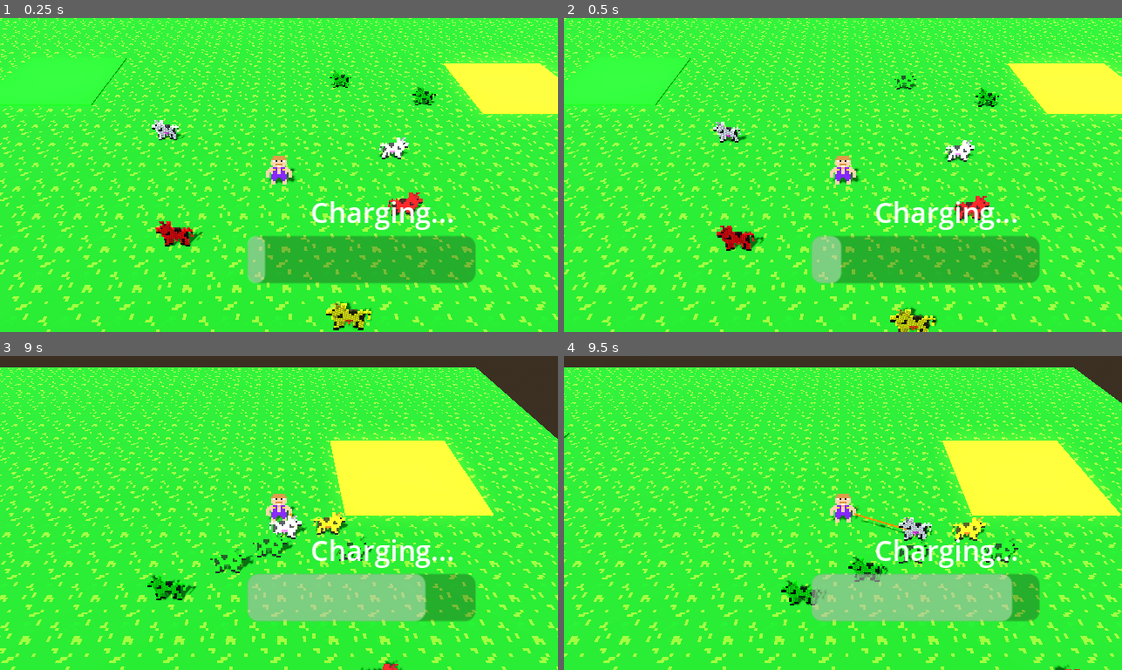
Above: before the commit, frames 1-4 (two rows, left to right).
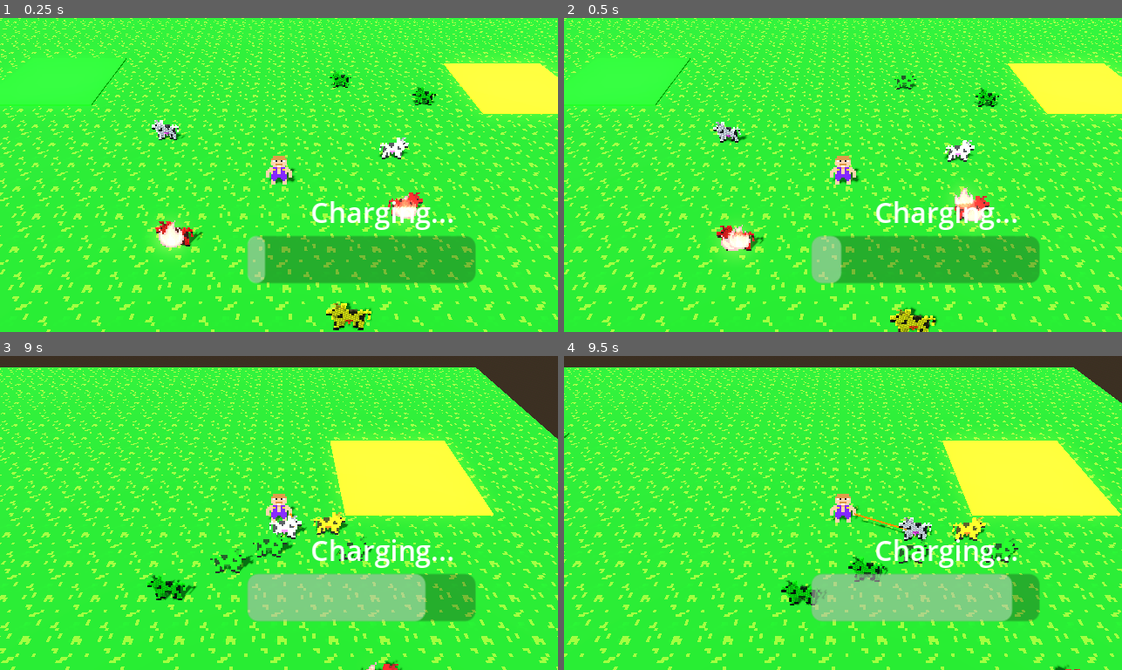
Above: after the commit, the same moments.

Repository: 20TB-ZipBomb/BGJ2024
Game: Godot game, scene res://scenes/levels/test_levels/alex_test_level.tscn
The game is run twice, just before and just after one commit, with the same random seed, the same clock (stepped at 60 frames per second) and the same inputs. This scene is started directly instead of the project's main scene.
Inputs (mouse positions are in pixels of both pictures, inside the frame that each line leads up to):
- Up to frame 1 (0.25 s): no input
- Up to frame 2 (0.5 s): no input
- Up to frame 3 (9 s): move the mouse to (251, 575) at 0.52 s; hold W (move_up) 0.53-2.03 s; tap Space (shout) at 0.6, 1.35, 2.3, 2.85, 3.6, 4.55, 5.1, 5.85, 6.8, 7.35, 8.1 s; move the mouse to (446, 560) at 1.27 s; move the mouse to (111, 465) at 2.02 s; hold A (move_left) 2.03-3.53 s; click (111, 465) at 2.1 s; move the mouse to (306, 513) at 2.77 s; move the mouse to (195, 434) at 3.52 s; hold S (move_down) 3.53-4.28 s; move the mouse to (401, 497) at 4.27 s; hold D (move_right) 4.28-5.03 s; click (401, 497) at 4.35 s; move the mouse to (167, 528) at 5.02 s; hold W (move_up) 5.03-5.78 s; move the mouse to (334, 443) at 5.77 s; hold D (move_right) 5.78-8.03 s; move the mouse to (251, 575) at 6.52 s; click (251, 575) at 6.6 s; move the mouse to (446, 560) at 7.27 s; move the mouse to (111, 465) at 8.02 s; hold S (move_down) 8.03-8.78 s; move the mouse to (306, 513) at 8.77 s; hold A (move_left) from 8.78 s (still down); click (306, 513) at 8.85 s
- Up to frame 4 (9.5 s): keep holding A (move_left); tap Space (shout) at 9.05 s

The runs differ from the first frame. In frame 1, 0.8% of the frame differs, in the area x 27-76%, y 56-76%; in frame 2, 1.0%, in the area x 27-76%, y 53-77%; in frame 3, less than 0.1%; in frame 4, nothing differs.

Commit message:
Adds burning particles to animals with the red desire.
Also prototypes an electricity and shout particle effect

Diff:
--- a/scenes/characters/animal.tscn
+++ b/scenes/characters/animal.tscn
@@ -4,7 +4,7 @@
 [ext_resource type="Texture2D" uid="uid://ynjlw3a0ahs6" path="res://assets/characters/cow.png" id="1_qnv4c"]
 [ext_resource type="Texture2D" uid="uid://dik1oyf24wmr5" path="res://assets/items/lasso_icon.png" id="2_tudki"]
 [ext_resource type="Script" path="res://scripts/characters/animal_sprite.gd" id="3_dlphk"]
-[ext_resource type="Script" path="res://scripts/mechanics/desire.gd" id="5_88ntp"]
+[ext_resource type="PackedScene" uid="uid://bljivl64m5rcv" path="res://scenes/mechanics/desire.tscn" id="5_x6bub"]
 
 [sub_resource type="CapsuleShape3D" id="CapsuleShape3D_wyftn"]
 radius = 0.3
@@ -16,10 +16,6 @@
 [node name="Animal" type="CharacterBody3D" node_paths=PackedStringArray("desire")]
 script = ExtResource("1_4a3xr")
 desire = NodePath("Desire")
-
-[node name="Desire" type="Node" parent="." node_paths=PackedStringArray("animal_sprite")]
-script = ExtResource("5_88ntp")
-animal_sprite = NodePath("../Tilt/AnimalSprite")
 
 [node name="Tilt" type="Node3D" parent="."]
 transform = Transform3D(1, 0, 0, 0, 0.965926, 0.258819, 0, -0.258819, 0.965926, 0, 0, 0.1)
@@ -55,3 +51,6 @@
 [node name="CollisionShape3D" type="CollisionShape3D" parent="LassoableArea"]
 transform = Transform3D(1, 0, 0, 0, 1, 0, 0, 0, 1, 0, 0.35, 0)
 shape = SubResource("SphereShape3D_ah35l")
+
+[node name="Desire" parent="." node_paths=PackedStringArray("animal_sprite") instance=ExtResource("5_x6bub")]
+animal_sprite = NodePath("../Tilt/AnimalSprite")
--- a/scenes/mechanics/desire.tscn
+++ b/scenes/mechanics/desire.tscn
@@ -1,6 +1,15 @@
-[gd_scene load_steps=2 format=3 uid="uid://bljivl64m5rcv"]
+[gd_scene load_steps=4 format=3 uid="uid://bljivl64m5rcv"]
 
 [ext_resource type="Script" path="res://scripts/mechanics/desire.gd" id="1_fuimx"]
+[ext_resource type="PackedScene" uid="uid://cqal2nv4rxs5i" path="res://scenes/mechanics/particles/burning_animal_particles.tscn" id="2_w1qff"]
+[ext_resource type="PackedScene" uid="uid://bdbhytdx0kjml" path="res://scenes/mechanics/particles/electrified_animal_particles.tscn" id="3_jc4e5"]
 
-[node name="Desire" type="Node"]
+[node name="Desire" type="Node3D" node_paths=PackedStringArray("burning_particles")]
 script = ExtResource("1_fuimx")
+burning_particles = NodePath("BurningAnimalParticles")
+
+[node name="BurningAnimalParticles" parent="." instance=ExtResource("2_w1qff")]
+emitting = false
+
+[node name="Particles" parent="." instance=ExtResource("3_jc4e5")]
+emitting = false
--- /dev/null
+++ b/scenes/mechanics/particles/burning_animal_particles.tscn
@@ -0,0 +1,41 @@
+[gd_scene load_steps=5 format=3 uid="uid://cqal2nv4rxs5i"]
+
+[ext_resource type="Texture2D" uid="uid://2vnrdxnbe47t" path="res://assets/particles/fire_particles.png" id="1_da844"]
+
+[sub_resource type="StandardMaterial3D" id="StandardMaterial3D_u46vw"]
+render_priority = 100
+transparency = 1
+no_depth_test = true
+albedo_texture = ExtResource("1_da844")
+emission_enabled = true
+emission = Color(0.913301, 0.256656, 0.0444166, 1)
+texture_filter = 0
+billboard_mode = 3
+billboard_keep_scale = true
+particles_anim_h_frames = 4
+particles_anim_v_frames = 1
+particles_anim_loop = false
+
+[sub_resource type="ParticleProcessMaterial" id="ParticleProcessMaterial_rpbku"]
+emission_shape_offset = Vector3(0, 0.2, 0)
+emission_shape_scale = Vector3(0.4, 0.5, 0.5)
+emission_shape = 6
+emission_ring_axis = Vector3(0, 0, 1)
+emission_ring_height = 1.0
+emission_ring_radius = 1.0
+emission_ring_inner_radius = 0.0
+gravity = Vector3(0, 0.3, 0)
+scale_min = 0.5
+scale_max = 0.6
+anim_speed_min = 1.0
+anim_speed_max = 1.0
+
+[sub_resource type="QuadMesh" id="QuadMesh_4vgth"]
+
+[node name="BurningAnimalParticles" type="GPUParticles3D"]
+material_override = SubResource("StandardMaterial3D_u46vw")
+amount = 3
+visibility_aabb = AABB(-1, -1, -1, 2, 2, 2)
+local_coords = true
+process_material = SubResource("ParticleProcessMaterial_rpbku")
+draw_pass_1 = SubResource("QuadMesh_4vgth")
--- /dev/null
+++ b/scenes/mechanics/particles/electrified_animal_particles.tscn
@@ -0,0 +1,42 @@
+[gd_scene load_steps=5 format=3 uid="uid://bdbhytdx0kjml"]
+
+[ext_resource type="Texture2D" uid="uid://cjjno2d7a714s" path="res://assets/particles/shock_particles.png" id="1_siucn"]
+
+[sub_resource type="StandardMaterial3D" id="StandardMaterial3D_u46vw"]
+render_priority = 100
+transparency = 1
+no_depth_test = true
+albedo_texture = ExtResource("1_siucn")
+emission_enabled = true
+emission = Color(0.537255, 1, 1, 1)
+texture_filter = 0
+billboard_mode = 3
+billboard_keep_scale = true
+particles_anim_h_frames = 3
+particles_anim_v_frames = 1
+particles_anim_loop = false
+
+[sub_resource type="ParticleProcessMaterial" id="ParticleProcessMaterial_rpbku"]
+emission_shape_offset = Vector3(0, 0.2, 0)
+emission_shape_scale = Vector3(0.4, 0.5, 0.5)
+emission_shape = 6
+emission_ring_axis = Vector3(0, 0, 1)
+emission_ring_height = 1.0
+emission_ring_radius = 1.0
+emission_ring_inner_radius = 0.0
+gravity = Vector3(0, 0, 0)
+scale_min = 0.5
+scale_max = 0.6
+anim_speed_min = 1.0
+anim_speed_max = 1.0
+
+[sub_resource type="QuadMesh" id="QuadMesh_4vgth"]
+
+[node name="Particles" type="GPUParticles3D"]
+material_override = SubResource("StandardMaterial3D_u46vw")
+amount = 3
+lifetime = 0.2
+visibility_aabb = AABB(-1, -1, -1, 2, 2, 2)
+local_coords = true
+process_material = SubResource("ParticleProcessMaterial_rpbku")
+draw_pass_1 = SubResource("QuadMesh_4vgth")
--- /dev/null
+++ b/scenes/mechanics/particles/shout_particles.tscn
@@ -0,0 +1,47 @@
+[gd_scene load_steps=5 format=3 uid="uid://f3qnoc0iss0g"]
+
+[ext_resource type="Texture2D" uid="uid://dn8yg3idn4wk7" path="res://assets/particles/shout_particles.png" id="1_w8hbx"]
+
+[sub_resource type="StandardMaterial3D" id="StandardMaterial3D_u46vw"]
+render_priority = 100
+transparency = 1
+no_depth_test = true
+albedo_texture = ExtResource("1_w8hbx")
+emission_enabled = true
+emission = Color(1, 1, 1, 1)
+texture_filter = 0
+billboard_mode = 3
+billboard_keep_scale = true
+particles_anim_h_frames = 3
+particles_anim_v_frames = 1
+particles_anim_loop = false
+
+[sub_resource type="ParticleProcessMaterial" id="ParticleProcessMaterial_rpbku"]
+emission_shape_offset = Vector3(0, 0.2, 0)
+emission_shape_scale = Vector3(0.4, 0.5, 0.5)
+emission_shape = 2
+emission_sphere_radius = 1.0
+spread = 180.0
+radial_velocity_min = 4.99998
+radial_velocity_max = 4.99998
+gravity = Vector3(0, 0, 0)
+scale_min = 0.5
+scale_max = 0.6
+scale_over_velocity_min = 408.05
+scale_over_velocity_max = 408.05
+anim_speed_min = 1.0
+anim_speed_max = 1.0
+
+[sub_resource type="QuadMesh" id="QuadMesh_4vgth"]
+
+[node name="Particles" type="GPUParticles3D"]
+material_override = SubResource("StandardMaterial3D_u46vw")
+emitting = false
+amount = 12
+lifetime = 0.2
+one_shot = true
+visibility_aabb = AABB(-1, -1, -1, 2, 2, 2)
+local_coords = true
+transform_align = 2
+process_material = SubResource("ParticleProcessMaterial_rpbku")
+draw_pass_1 = SubResource("QuadMesh_4vgth")
--- a/scripts/mechanics/desire.gd
+++ b/scripts/mechanics/desire.gd
@@ -44,6 +44,8 @@
 @export var _current_desire_string = ""
 var current_desire: DesireType = DesireType.NONE
 
+@export var burning_particles: GPUParticles3D
+
 
 func _ready() -> void:
 	roll_new_desire_and_update_sprite()
@@ -65,5 +67,12 @@
 	current_desire = random_desire_type
 	_current_desire_string = DesireType.keys()[current_desire]
 
+	match current_desire:
+		DesireType.RED_PEN:
+			burning_particles.emitting = true
+		_:
+			burning_particles.emitting = false
+			pass
+
 	# Modulate the sprite based on the color associated with the desire
 	animal_sprite.modulate = desire_to_color_map[current_desire]
Binary file added: assets/particles/Fire Effect and Bullet 16x16.png
Not shown, added: assets/particles/Fire Effect and Bullet 16x16.png.import
Binary file added: assets/particles/burning.png
Not shown, added: assets/particles/burning.png.import
Binary file added: assets/particles/fire_particles.png
Not shown, added: assets/particles/fire_particles.png.import
Binary file added: assets/particles/shock_particles.png
Not shown, added: assets/particles/shock_particles.png.import
Binary file added: assets/particles/shout_particles.png
Not shown, added: assets/particles/shout_particles.png.import
